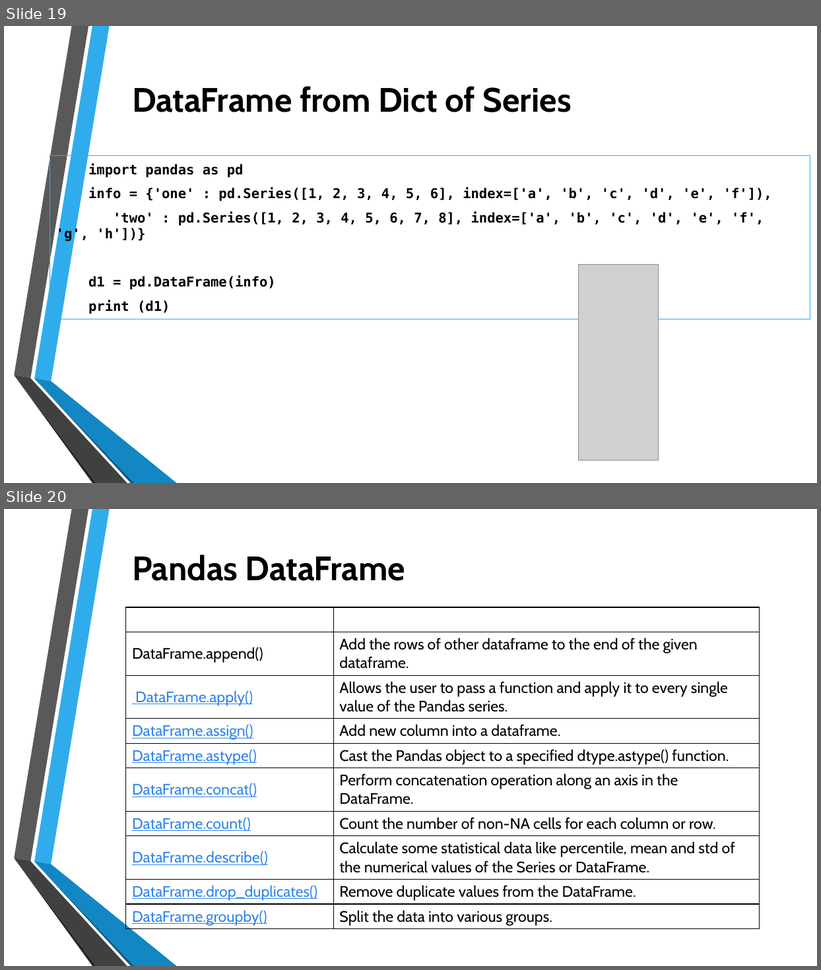
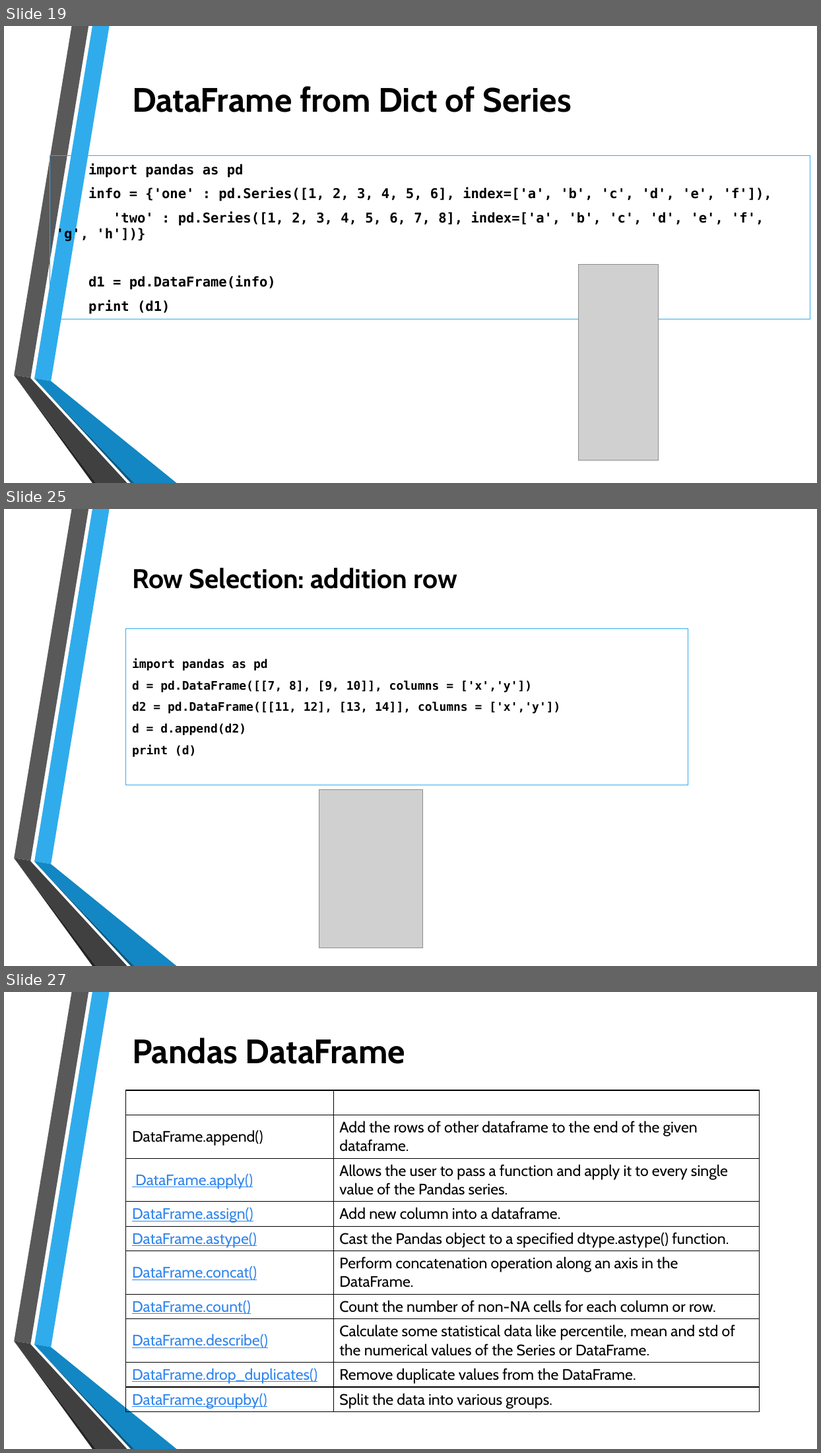
Before and after one commit to thetnaingtunerp/dax, a slide deck: PythonDAX/Data Analysis with Python.pptx. Shown one above the other, each under a label of ours: slides 19 and 20 before the commit, slides 19, 25 and 27 after it; the slides between them are not shown. The pictures are 821x970 and 821x1453 pixels, drawn with LibreOffice and Linux fonts; fonts in the diff are those of the drawing; grey boxes stand for pictures; background and template pictures are left out. Boxes give left, top, right and bottom in pixels: in the first picture for what was removed or moved away, otherwise in the second. Text is boxed around its words. In the diff, an @@ line names an element or a change of style, - is before the commit and + after.

```diff
--- a/PythonDAX/Data Analysis with Python.pptx
+++ b/PythonDAX/Data Analysis with Python.pptx
@@ slide 25 added at (4, 509, 817, 966), background picture (left out); not listed: 6 template elements that a slide beside it also shows @@
@@ title added at (132, 568, 457, 589), 32 pt, text #000000, bold @@
+Row Selection: addition row
@@ text added at (126, 628, 688, 786), outline #30ACEC 0.75 pt, 14 pt, text #000000, bold @@
+import pandas as pd
+d = pd.DataFrame([[7, 8], [9, 10]], columns = ['x','y'])
+d2 = pd.DataFrame([[11, 12], [13, 14]], columns = ['x','y'])
+d = d.append(d2)
+print (d)
@@ picture added at (319, 789, 422, 948) @@
@@ what was slide 20 is now slide 27 @@
```
Also in this commit, not shown: 6 other slides added, 1 other file.
